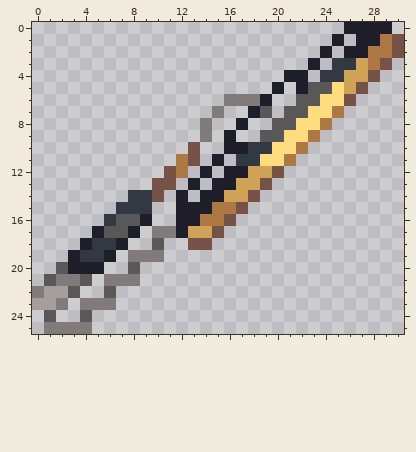
File history of a pixel-art sprite, Content/Items/Weapons/Splatana/SplatanaWiper.png. Above, as it was before the edit.
The file is 62x52 pixels, drawn in blocks of 2x2; one block is one cell here.
Now the later version:
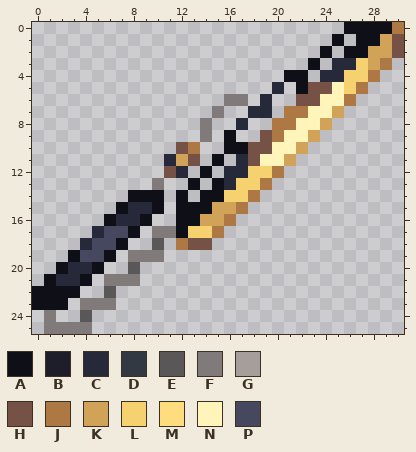
Palette (. is transparent): A #0f0f18  B #1d1e29  C #252939  D #333942  E #595757  F #807b7a  G #a69e9a  H #765145  J #ae7845  K #d1a358  L #f5d16f  M #ffdd7f  N #fff4ba  P #46485f
The author wrote: Add order splatana and adjust some weapon stats
Change:
@@ x 0..30 @@
- 0 ..........................BBBB.
- 1 .........................B.BBJH
- 2 ........................B.BBJJH
- 3 .......................B.DDKJH.
- 4 .....................BB.DDKKH..
- 5 ....................B.BEEMKH...
- 6 ................FFFB..EEMMH....
- 7 ...............F..BE.EEMMJ.....
- 8 ..............F..B..EEMMJ......
- 9 ..............F.B..EEMMJ.......
-10 .............H..BBDDMMJ........
-11 ............JH.B.DDMMJ.........
-12 ...........HJ.B.BBKKH..........
-13 ..........HH.B.BBKKH...........
-14 ........DDH.B.BBKKH............
-15 .......DDD..BBBJJH.............
-16 ......DEEB..BBJJH..............
-17 .....BEEB.FFBKKH...............
-18 ....BDDB..E..HH................
-19 ...BDDB.FFF....................
-20 ..EBBB..E......................
-21 .EFFE.FFF......................
-22 FGGE..E........................
-23 GGF.FFF........................
-24 .E..E..........................
+ 0 ..........................AAAAJ
+ 1 .........................A.AAKH
+ 2 ........................A.AAKKH
+ 3 .......................A.CCLKJ.
+ 4 .....................AA.CCLLJ..
+ 5 ....................C.AHHNLJ...
+ 6 ................FF.C..HHNNJ....
+ 7 ...............F..CC.JJNNK.....
+ 8 ..............F..C..JJNNK......
+ 9 ..............F.A..HJNNK.......
+10 ............HJ..AAHHNNK........
+11 ...........CKH.A.CHNNK.........
+12 ...........HC.A.CCLLJ..........
+13 ..........F..A.ACLLJ...........
+14 ........AAA.A.AALLJ............
+15 .......ACCA.AAAKKJ.............
+16 ......ACCA..AAKKJ..............
+17 .....CPPA.FFALLJ...............
+18 ....CPPA..E.JHH................
+19 ...APPA.FFF....................
+20 ..ACCA..E......................
+21 .ACCA.FFF......................
+22 AAAA..E........................
+23 AAA.FFF........................
+24 .F..E..........................
 25 .FFFF..........................
Changed places in both pictures, as pixel boxes (x1, y1, x2, y2):
changed: (32, 22, 404, 322)
